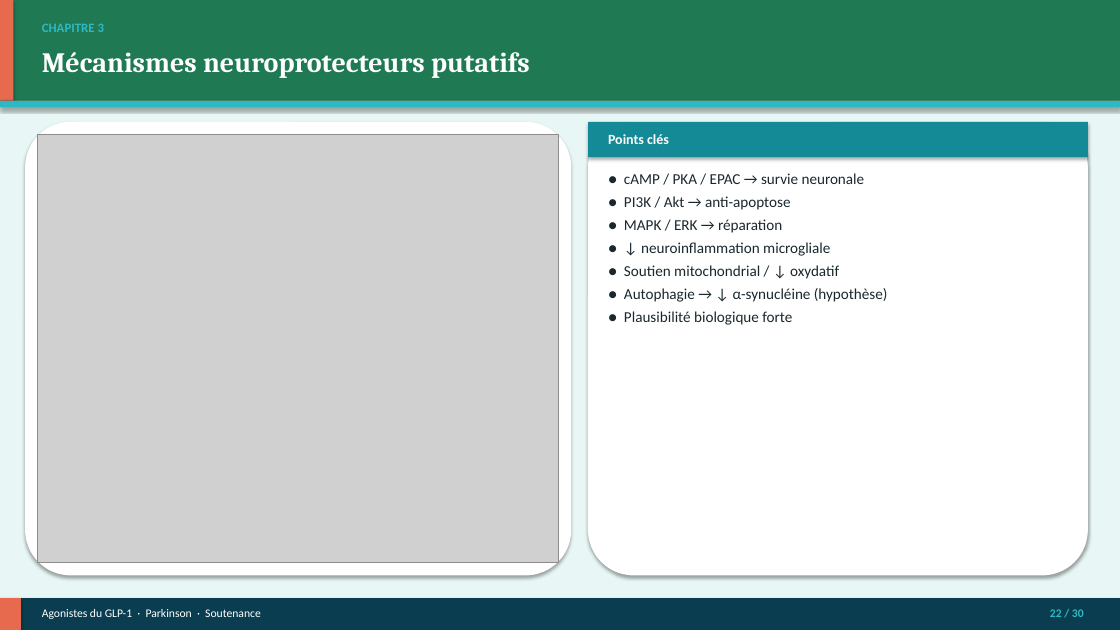
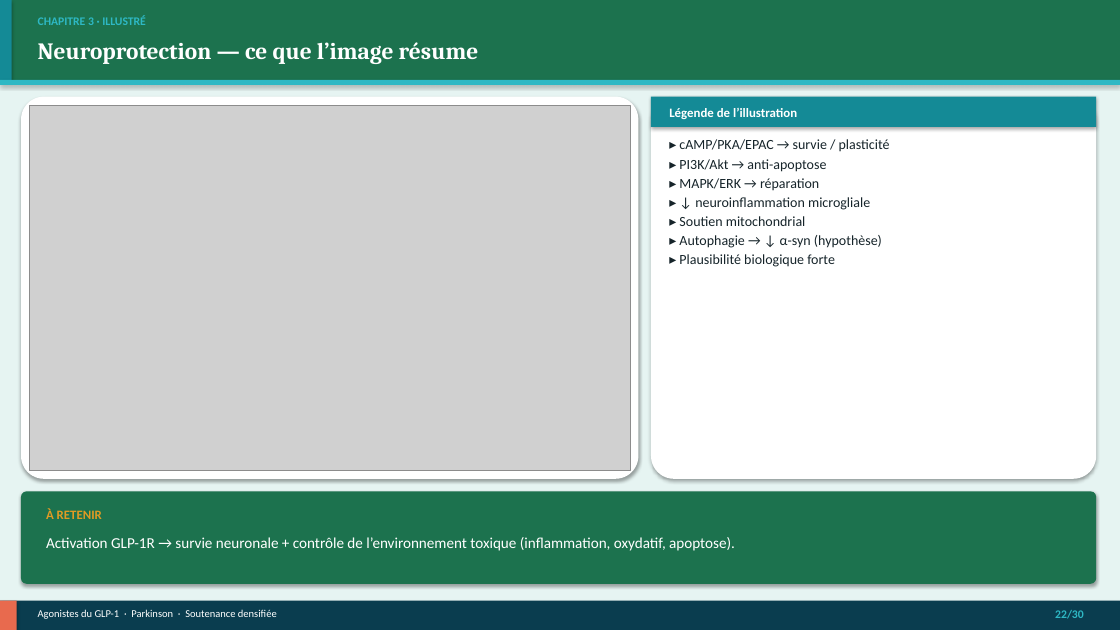
Before and after one commit to Mashtal-Platform/mashtal-platform, a slide deck: slide 22 of docs/presentation/Soutenance_GLP1_Parkinson.pptx. Drawn at 1120x630 pixels with LibreOffice and Linux fonts; fonts in the diff are those of the drawing; grey boxes stand for pictures. Boxes give left, top, right and bottom in pixels: in the first picture for what was removed or moved away, otherwise in the second. Text is boxed around its words. In the diff, an @@ line names an element or a change of style, - is before the commit and + after.

```diff
--- a/docs/presentation/Soutenance_GLP1_Parkinson.pptx
+++ b/docs/presentation/Soutenance_GLP1_Parkinson.pptx
@@ rectangle at <box>0,0,1120,630</box>: fill #E8F7F5 to #E6F4F2 @@
@@ rectangle: place and size @@
-rectangle at <box>0,0,1120,101</box>
+rectangle at <box>0,0,1120,80</box>
@@ rectangle at <box>0,0,1120,80</box>: fill #1F7A54 to #1C724E @@
@@ rectangle: place and size @@
-rectangle at <box>0,0,13,101</box>
+rectangle at <box>0,0,12,80</box>
@@ rectangle at <box>0,0,12,80</box>: fill #E86A4E to #148A96 @@
@@ text at <box>38,16,146,25</box>: text changed; size 11 to 10 pt @@
-CHAPITRE 3
+CHAPITRE 3 · ILLUSTRÉ
@@ text at <box>38,42,479,64</box>: text changed; size 24 to 20 pt @@
-Mécanismes neuroprotecteurs putatifs
+Neuroprotection — ce que l’image résume
@@ rectangle: place and size @@
-rectangle at <box>0,101,1120,108</box>
+rectangle at <box>0,80,1120,85</box>
@@ rounded rectangle: place and size @@
-rounded rectangle at <box>25,122,571,576</box>
+rounded rectangle at <box>21,97,639,479</box>
@@ rounded rectangle at <box>21,97,639,479</box>: proportions changed @@
@@ picture: place and size @@
-picture at <box>38,134,559,563</box>
+picture at <box>29,105,630,471</box>
@@ rectangle: place and size @@
-rectangle at <box>588,122,1088,157</box>
+rectangle at <box>651,97,1096,127</box>
@@ rounded rectangle at <box>651,97,1096,479</box>: proportions changed @@
@@ rounded rectangle: place and size @@
-rounded rectangle at <box>588,122,1088,576</box>
+rounded rectangle at <box>651,97,1096,479</box>
@@ text at <box>669,108,797,119</box>: text changed; size 12 to 11 pt @@
-Points clés
+Légende de l’illustration
@@ text at <box>679,139,890,267</box>: text changed; size 13 to 12 pt; text colour #1A282E to #16242A @@
-● cAMP / PKA / EPAC → survie neuronale
-● PI3K / Akt → anti-apoptose
-● MAPK / ERK → réparation
-● ↓ neuroinflammation microgliale
-● Soutien mitochondrial / ↓ oxydatif
-● Autophagie → ↓ α-synucléine (hypothèse)
-● Plausibilité biologique forte
+▸ cAMP/PKA/EPAC → survie / plasticité
+▸ PI3K/Akt → anti-apoptose
+▸ MAPK/ERK → réparation
+▸ ↓ neuroinflammation microgliale
+▸ Soutien mitochondrial
+▸ Autophagie → ↓ α-syn (hypothèse)
+▸ Plausibilité biologique forte
@@ rounded rectangle added at <box>21,492,1096,584</box>, fill #1C724E @@
@@ text added at <box>46,508,102,519</box>, 11 pt, text #E09B24, bold @@
+À RETENIR
@@ text added at <box>46,537,735,551</box>, 13 pt, text #FFFFFF @@
+Activation GLP-1R → survie neuronale + contrôle de l’environnement toxique (inflammation, oxydatif, apoptose).
@@ rectangle: place and size @@
-rectangle at <box>0,598,21,630</box>
+rectangle at <box>0,601,17,630</box>
@@ text at <box>38,609,277,619</box>: text changed; size 10 to 9 pt @@
-Agonistes du GLP-1 · Parkinson · Soutenance
+Agonistes du GLP-1 · Parkinson · Soutenance densifiée
@@ text at <box>1055,610,1084,619</box>: spaces changed @@
-22 / 30
+22/30
```
Also in this commit, not shown: 25 other slides changed, 4 slides added, 4 slides removed, 9 other files.
